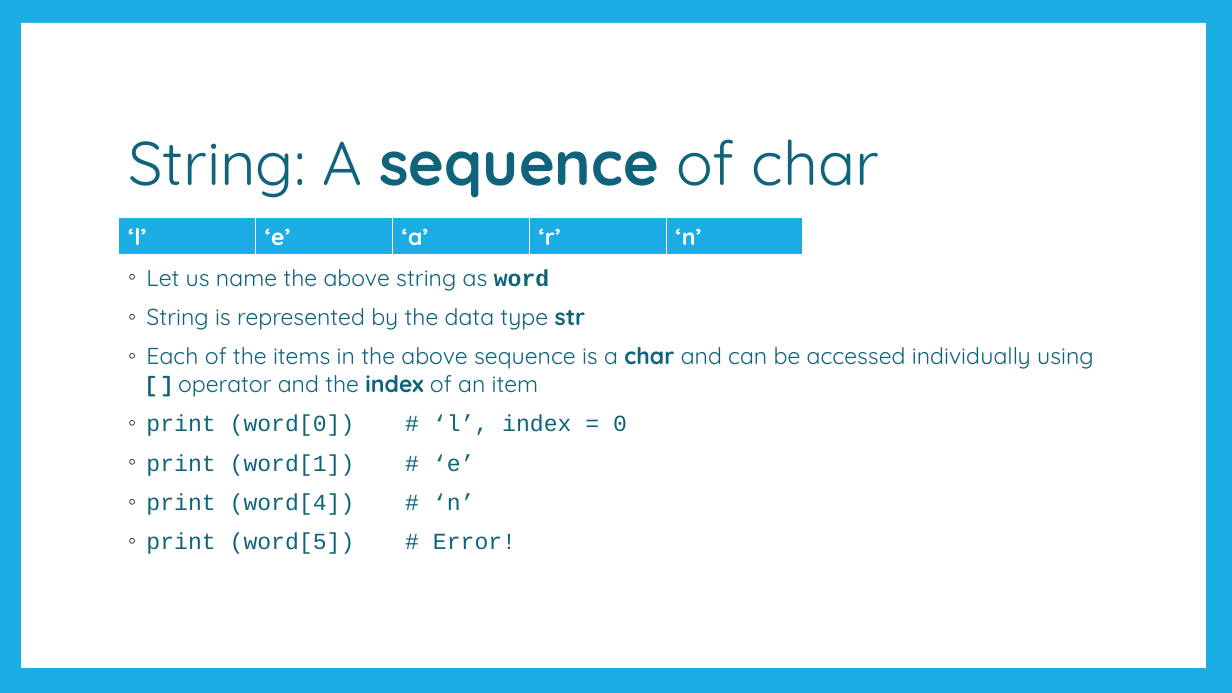
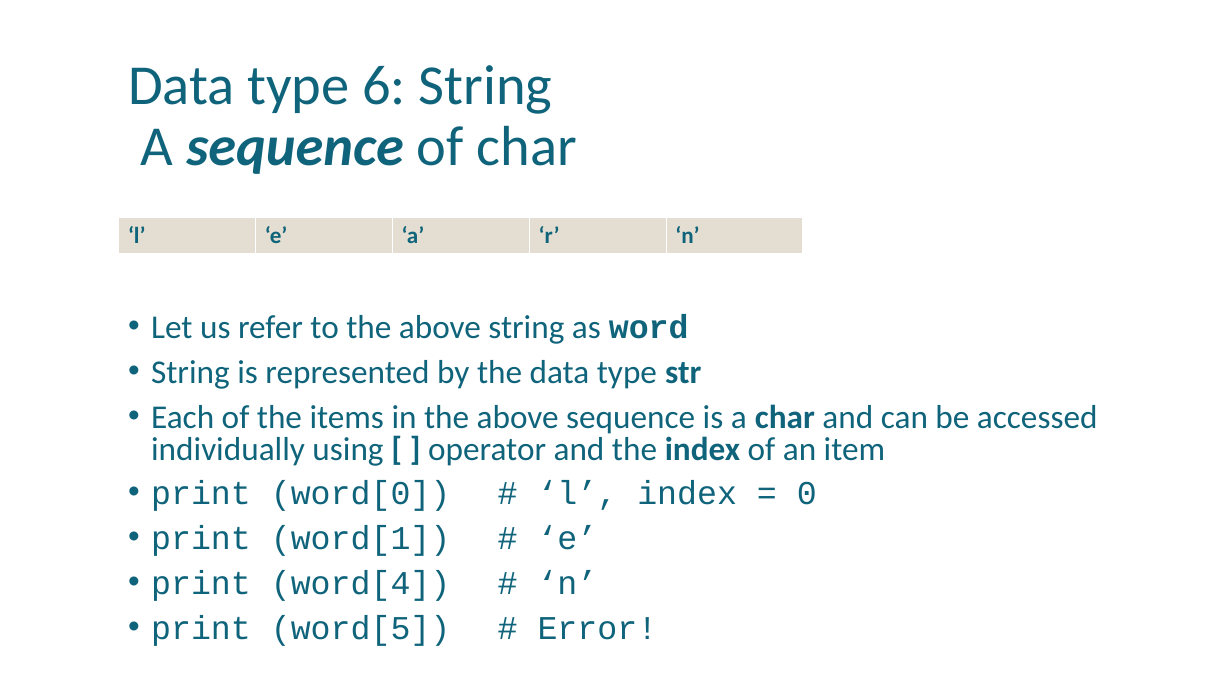
Before and after one commit to uday87j/teach_python, a slide deck: slide 8 of fundamentals/4-Conditionals, String.pptx (slide 6 before the commit). Drawn at 1232x693 pixels with LibreOffice and Linux fonts; fonts in the diff are those of the drawing. Boxes give left, top, right and bottom in pixels: in the first picture for what was removed or moved away, otherwise in the second. Text is boxed around its words. In the diff, an @@ line names an element or a change of style, - is before the commit and + after.

```diff
--- a/fundamentals/4-Conditionals, String.pptx
+++ b/fundamentals/4-Conditionals, String.pptx
@@ rectangle removed at [0, 0, 1232, 693] @@
@@ rectangle removed at [21, 23, 1206, 668] @@
@@ title at [128, 65, 577, 174]: text changed; size 48 to 44 pt; font Quicksand to Calibri @@
-String: A sequence of char
+Data type 6: String
+A sequence of char
@@ table at [119, 217, 803, 255] @@
@@ fill #1CADE4 to #E3DED1 in row 1 @@
@@ font Quicksand to Calibri, text colour #FFFFFF to #0F647B @@
@@ text "Let us refer to the ...": place and size @@
-text "Let us refer to the ..." at [146, 269, 1094, 554]
+text "Let us refer to the ..." at [151, 314, 1098, 646]
@@ text at [151, 314, 689, 344]: text changed; size 18 to 25.9 pt; font Quicksand to Calibri @@
-◦ Let us name the above string as word
+• Let us refer to the above string as word
@@ text at [151, 360, 1098, 646]: size 18 to 25.9 pt in "String is represented by the data type ...", "Each of the items in the above ...", "print (word[0]) # ‘l’, index = 0", "print (word[1]) # ‘e’" and 2 more places; font Quicksand to Calibri in "String is represented by the data type ...", "Each of the items in the above ..."; bullet ◦ to •; line spacing 1 to 0.8; more space between paragraphs @@
```
Also in this commit, not shown: 11 other slides changed, 3 slides added, 1 slide removed, 1 other file.
